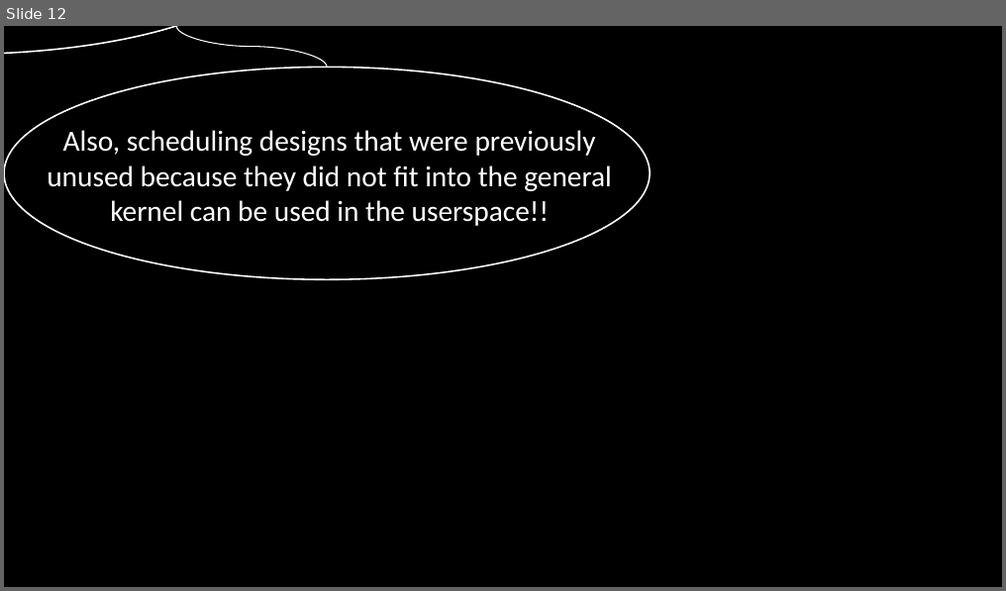
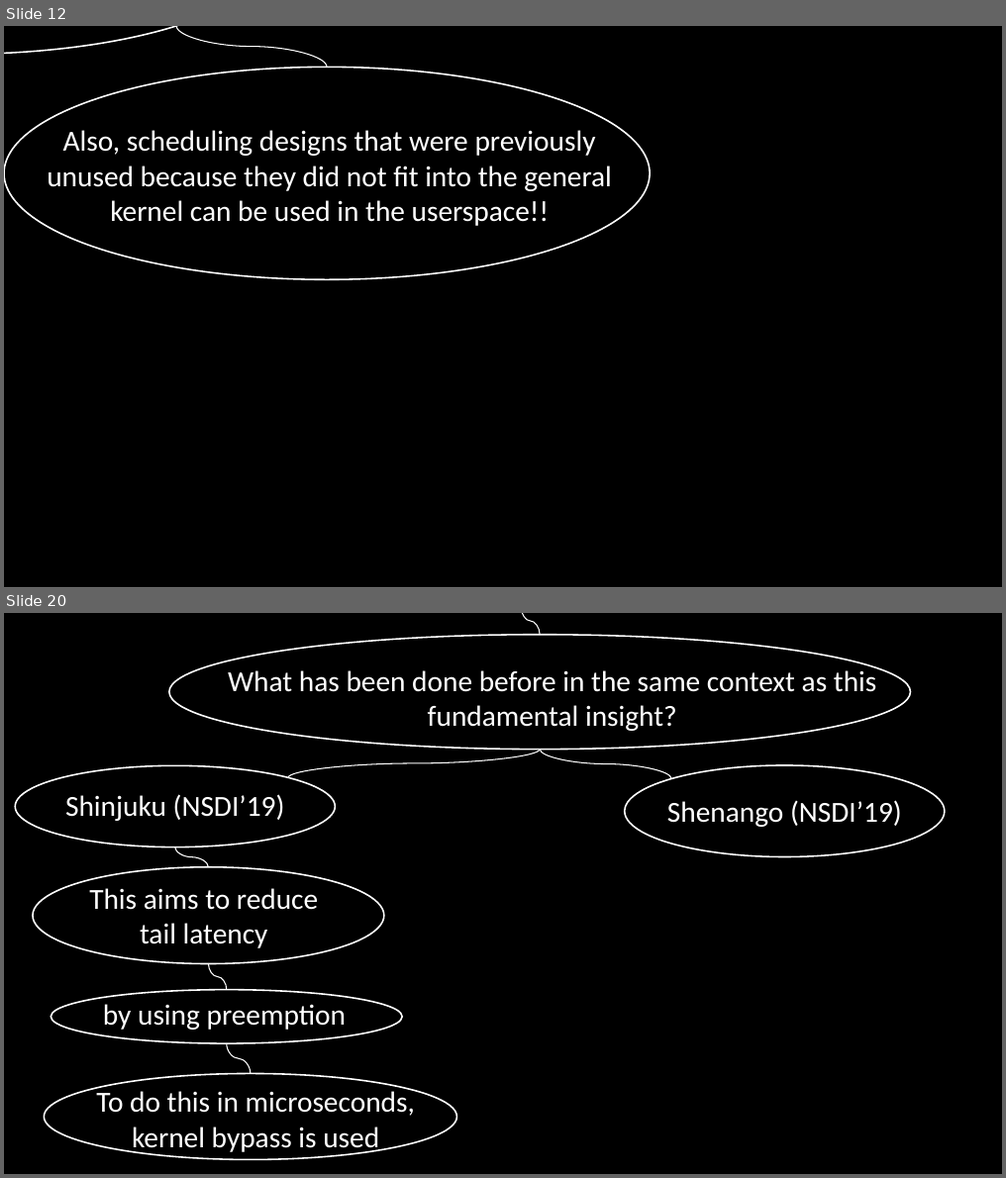
Before and after one commit to minseok127/paper_reviews, a slide deck: operating_system/ghOSt/ghOSt.pptx. Shown one above the other, each under a label of ours: slide 12 before the commit, slides 12 and 20 after it; the slides between them are not shown. The pictures are 1006x591 and 1006x1178 pixels, drawn with LibreOffice and Linux fonts; fonts in the diff are those of the drawing. Boxes give left, top, right and bottom in pixels: in the first picture for what was removed or moved away, otherwise in the second. Text is boxed around its words. In the diff, an @@ line names an element or a change of style, - is before the commit and + after.

Commit message:
add fundamental insight of ghOSt

```diff
--- a/operating_system/ghOSt/ghOSt.pptx
+++ b/operating_system/ghOSt/ghOSt.pptx
@@ slide 20 added at (4,613,1002,1174), background #000000 @@
@@ ellipse added at (169,635,911,750), outline #FFFFFF 1.5 pt @@
@@ curved line added from (522, 613) to (540, 635), #FFFFFF 1 pt @@
@@ text added at (228,666,876,731), 28 pt, text #FFFFFF @@
+What has been done before in the same context as this fundamental insight?
@@ curved line added from (540, 750) to (288, 777), #FFFFFF 1 pt @@
@@ curved line added from (540, 750) to (672, 779), #FFFFFF 1 pt @@
@@ ellipse added at (15,765,335,848), outline #FFFFFF 1.5 pt @@
@@ ellipse added at (625,765,944,858), outline #FFFFFF 1.5 pt @@
@@ text added at (65,794,285,821), 28 pt, text #FFFFFF @@
+Shinjuku (NSDI’19)
@@ text added at (667,800,902,827), 28 pt, text #FFFFFF @@
+Shenango (NSDI’19)
@@ curved line added from (175, 848) to (208, 867), #FFFFFF 1 pt @@
@@ ellipse added at (33,867,383,964), outline #FFFFFF 1.5 pt @@
@@ text added at (89,888,318,949), 28 pt, text #FFFFFF @@
+This aims to reduce tail latency
@@ curved line added from (208, 964) to (227, 990), #FFFFFF 1 pt @@
@@ ellipse added at (52,990,402,1045), outline #FFFFFF 1.5 pt @@
@@ text added at (103,1004,347,1030), 28 pt, text #FFFFFF @@
+by using preemption
@@ curved line added from (227, 1045) to (251, 1074), #FFFFFF 1 pt @@
@@ ellipse added at (44,1074,456,1160), outline #FFFFFF 1.5 pt @@
@@ text added at (96,1088,415,1155), 28 pt, text #FFFFFF @@
+To do this in microseconds, kernel bypass is used
```
Also in this commit, not shown: 1 slide changed, 6 other slides added.
